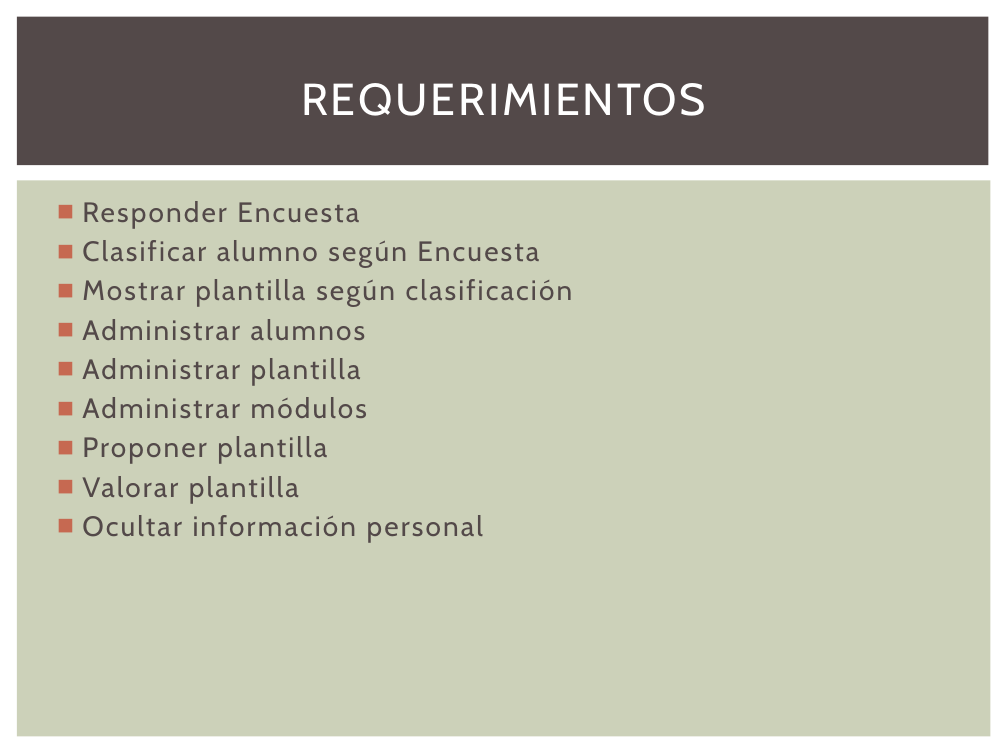
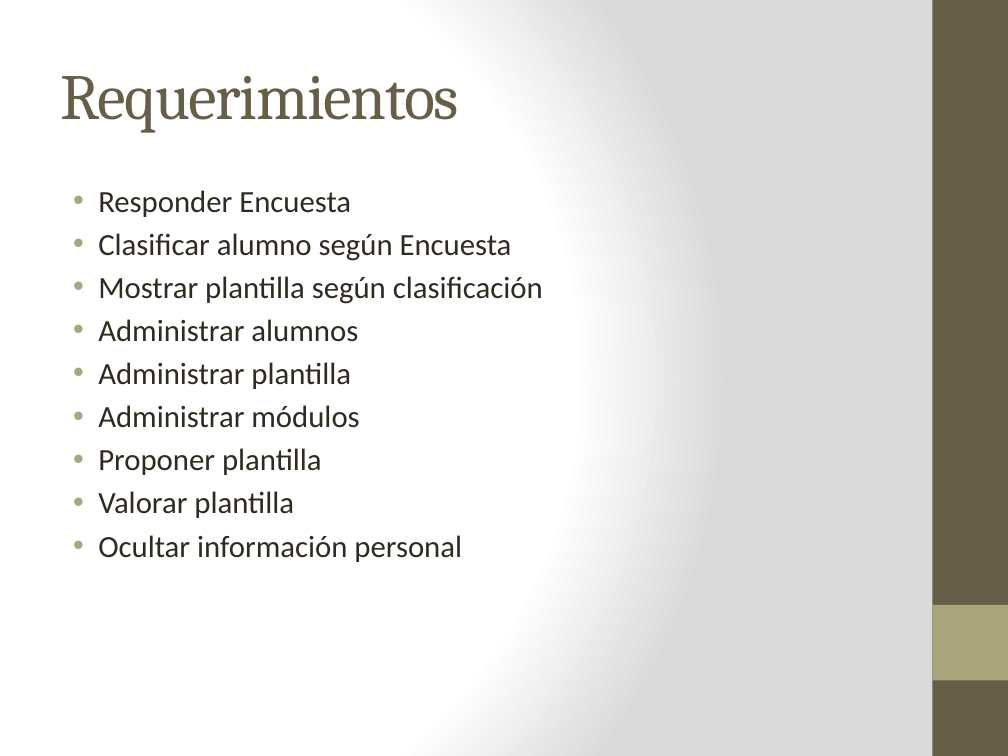
Before and after one commit to GabrielValenzuelaLorca/Proyecto-Software, a slide deck: slide 2 of Presentación1.pptx. Drawn at 1008x756 pixels with LibreOffice and Linux fonts; fonts in the diff are those of the drawing. Boxes give left, top, right and bottom in pixels: in the first picture for what was removed or moved away, otherwise in the second. Text is boxed around its words. In the diff, an @@ line names an element or a change of style, - is before the commit and + after.

```diff
--- a/Presentación1.pptx
+++ b/Presentación1.pptx
@@ background #FFFFFF to gradient #FFFFFF to #DADADA @@
@@ rectangle removed at [17,17,989,165] @@
@@ rectangle added at [932,0,1008,756], fill #675E47 @@
@@ title at [60,76,458,133]: text changed; size 32 to 46 pt; font Cabin to Cambria; text colour #FFFFFF to #675E47 @@
-REQUERIMIENTOS
+Requerimientos
@@ text "Responder Encuesta": place and size @@
-text "Responder Encuesta" at [82,201,573,542]
+text "Responder Encuesta" at [98,190,543,562]
@@ text "Responder Encuesta" at [98,190,543,562]: size 20 to 22 pt, font Cabin to Calibri, text colour #534949 to #2F2B20, letter spacing 1.5 to 0 pt; bullet ■ to •; bullet colour #C66951 to #A9A57C @@
@@ rectangle removed at [17,180,991,737] @@
@@ rectangle added at [932,605,1008,680], fill #A9A57C @@
```
Also in this commit, not shown: 3 slides added, 3 slides removed, 2 other files.
